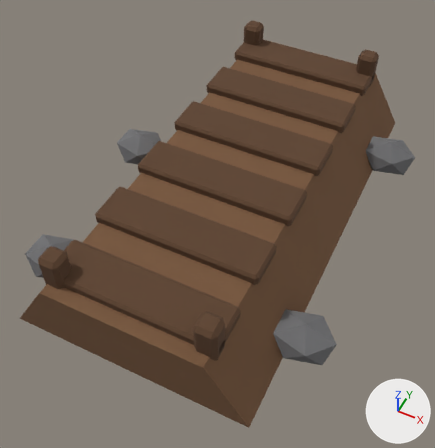
Before and after pictures for a commit that changed the glTF model assets/models/bridge.glb.
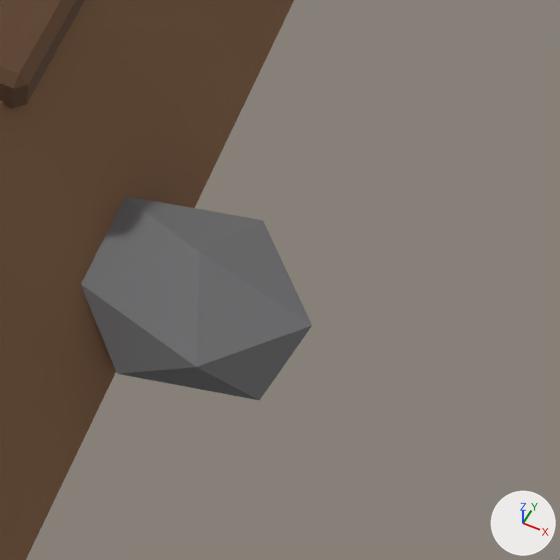
The first picture shows the older version from a camera (50 mm lens) standing at (0.728, -1.622, 1.873) and looking at (-0.003, -0.16, 0.045). The close-ups show the older and then the newer version on the part from 58% to 93% of the width and 57% to 91% of the height of that picture. Only the edits that show in the close-ups are written down. The lights are fixed; the arrows at lower right show +X, +Y and +Z. Vertices at exactly the same position are counted once.

In view in the first close-up: 'bridge'.
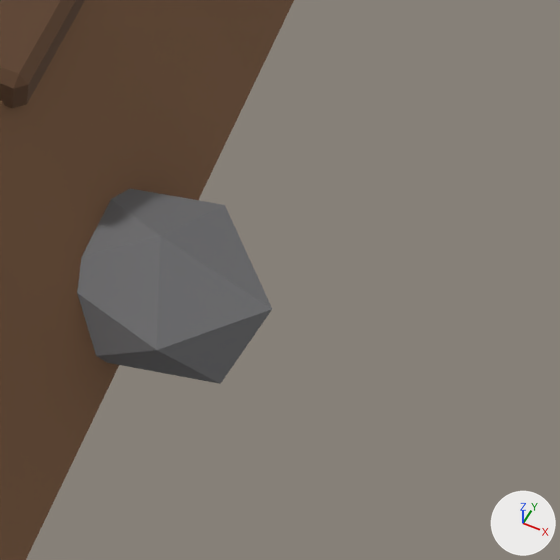
Boxes (x1, y1, x2, y2) around the edits, measured in the close-ups (560 x 560 px; the box of a moved part takes in the faces that stretch with it):
'bridge', reshaped
    before: (0, 0, 312, 560)
    after: (0, 0, 294, 560)
part 1 of me_bridge_004, moved or reshaped
    before: (81, 196, 312, 400)
    after: (77, 189, 272, 384)

The change, as a diff of the scene's bpy script:
```diff
--- a/assets/models/bridge.glb.py
+++ b/assets/models/bridge.glb.py
@@ me_bridge_004 @@
 # used by ob_bridge; location = (0.0, 0.0, 0.0)
-me_bridge_004.from_pydata(...)  # 296 vertices, 532 faces; spans x -0.64..0.62, y -0.86..0.86, z -0.03..0.38
+me_bridge_004.from_pydata(...)  # 296 vertices, 532 faces; spans x -0.59..0.58, y -0.86..0.86, z -0.03..0.38
+# me_bridge_004 part 1: the loose piece of 12 vertices spanning x 0.38..0.62, y -0.59..-0.41, z -0.03..0.13 is moved by (-0.04, 0.0, 0.0)
+# other edits to the shape of me_bridge_004 do not show in these pictures
 me_bridge_004.materials.append(mat_palette)
```
